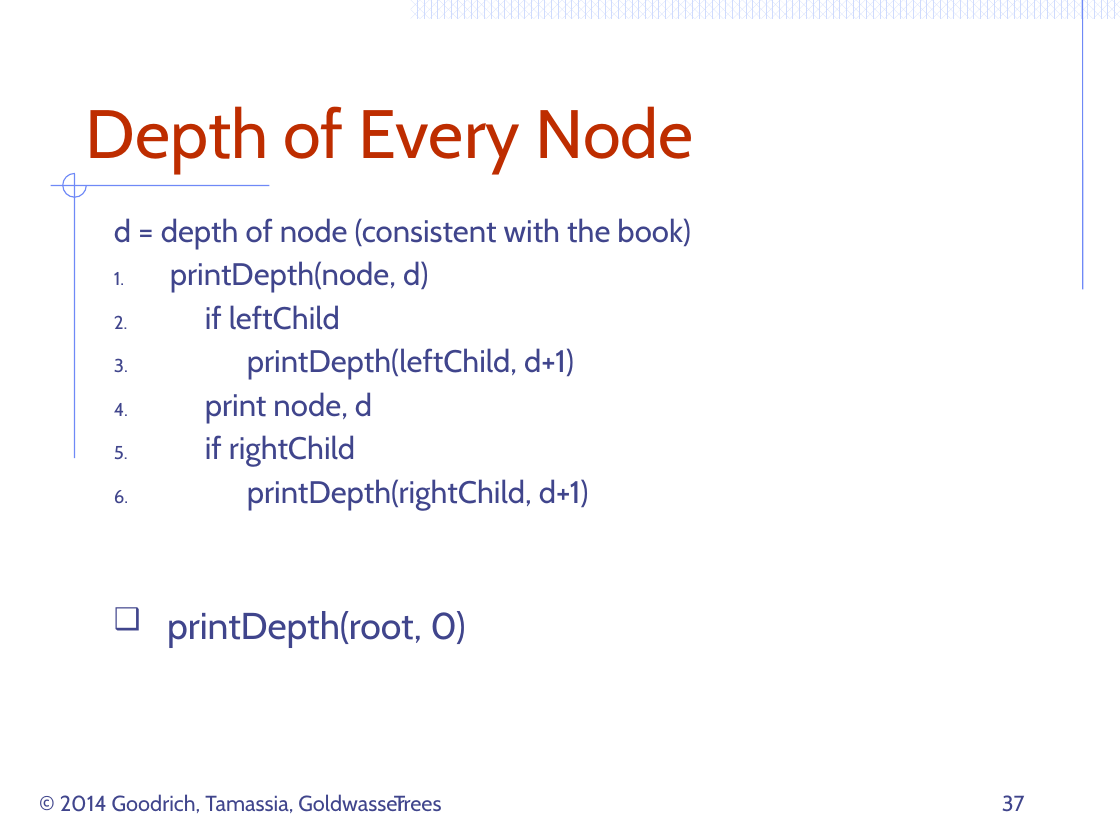
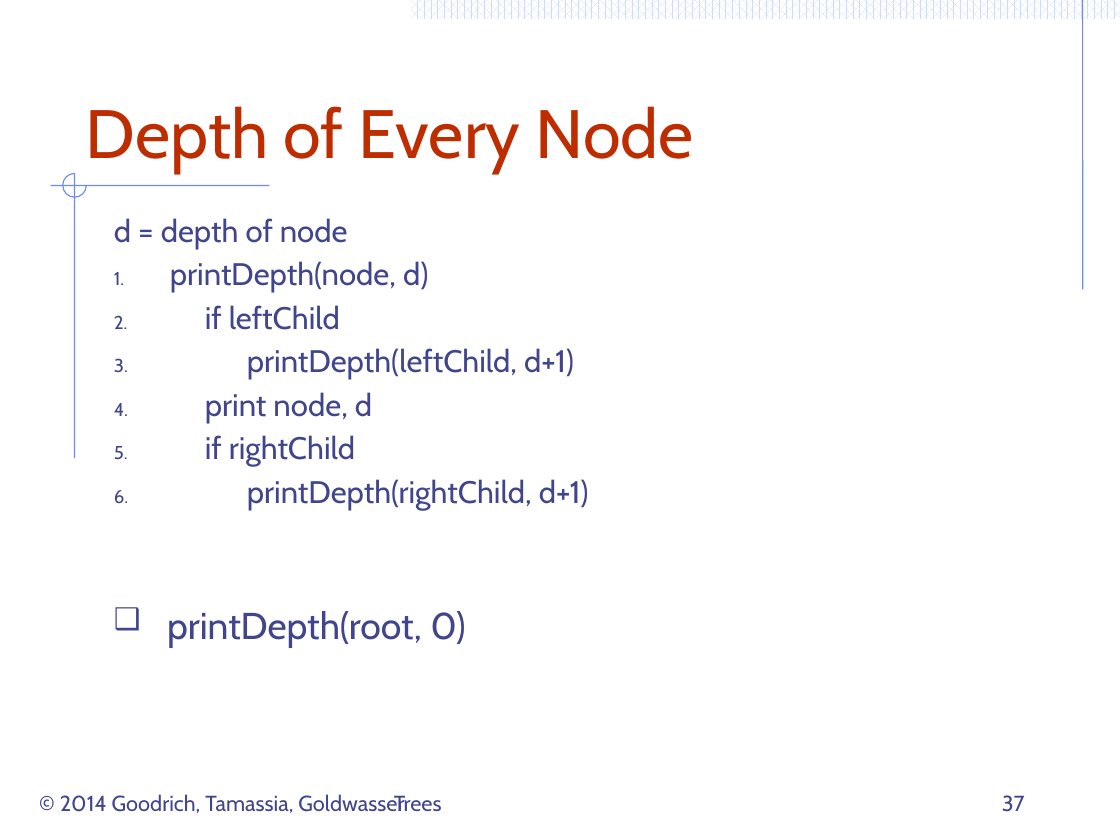
Before and after one commit to ERUD1T3/Algorithms-and-Data-Structures, a slide deck: slide 37 of lectures/Trees.pptx. Drawn at 1120x840 pixels with LibreOffice and Linux fonts; fonts in the diff are those of the drawing. Boxes give left, top, right and bottom in pixels: in the first picture for what was removed or moved away, otherwise in the second. Text is boxed around its words. In the diff, an @@ line names an element or a change of style, - is before the commit and + after.

```diff
--- a/lectures/Trees.pptx
+++ b/lectures/Trees.pptx
@@ text at bbox=[114, 218, 348, 249]: text changed @@
-d = depth of node (consistent with the book)
+d = depth of node
```
Also in this commit, not shown: 2 other slides changed, 3 other files.
